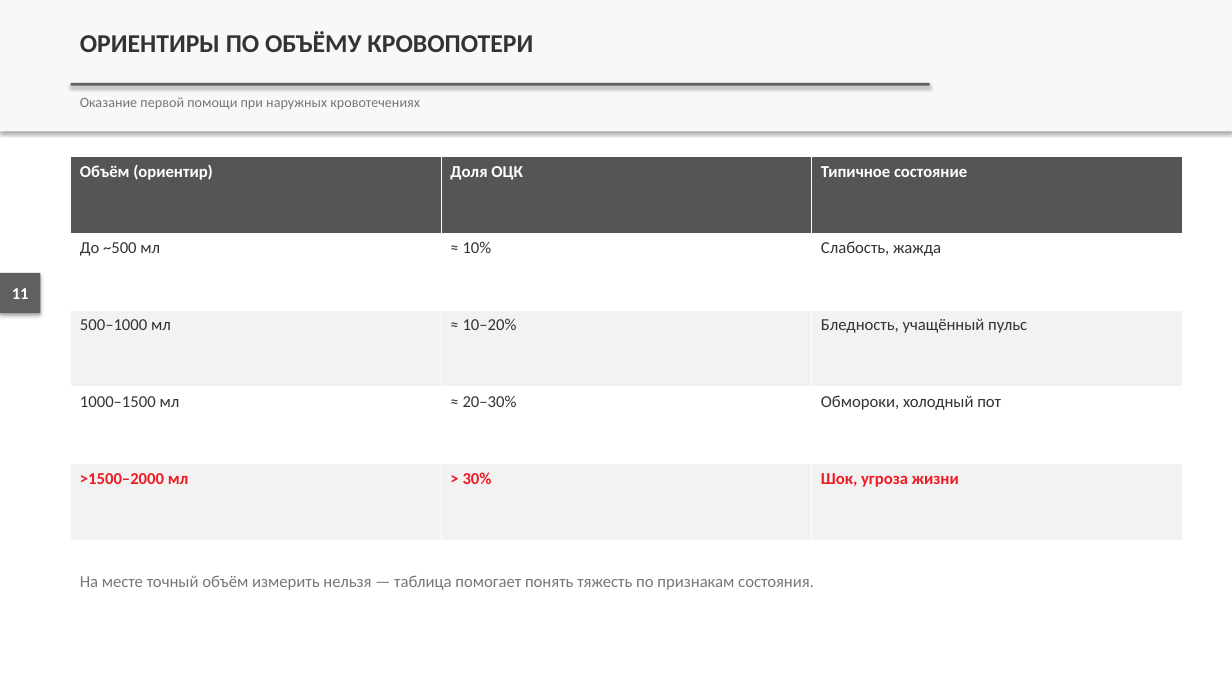
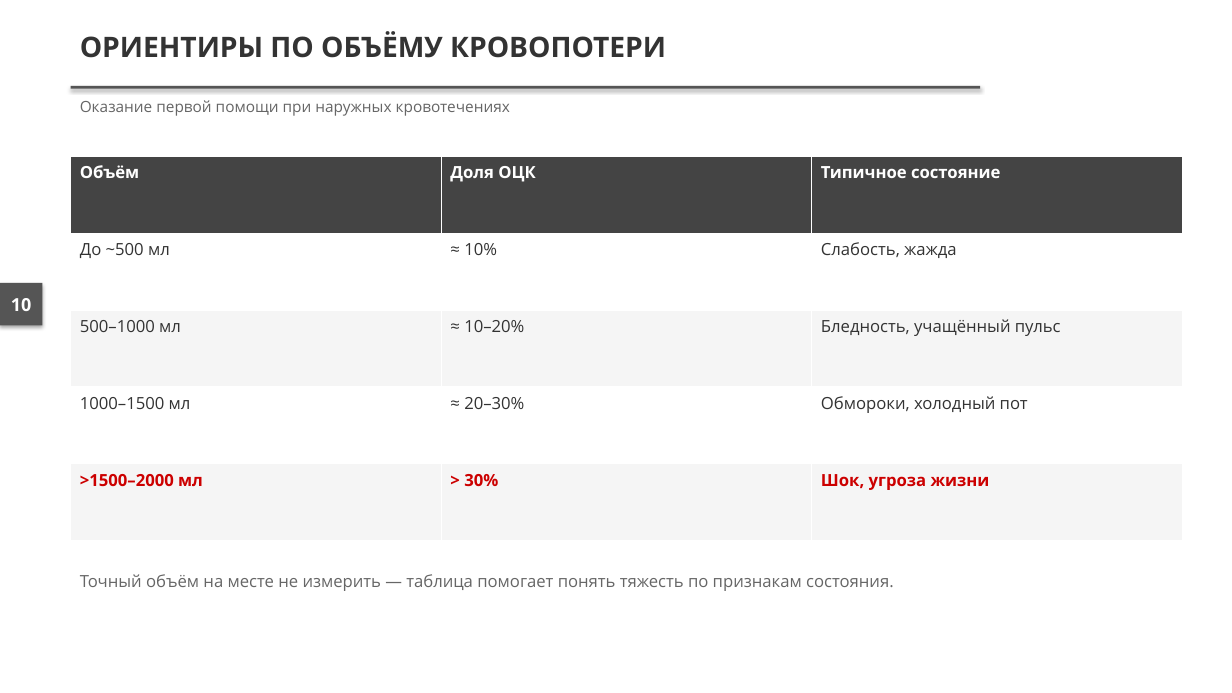
Before and after one commit to lysakalenushka-hash/-, a slide deck: slide 10 of presentations/out/Признаки_наружного_кровотечения_и_кровопотери.pptx (slide 11 before the commit). Drawn at 1232x693 pixels with LibreOffice and Linux fonts; fonts in the diff are those of the drawing. Boxes give left, top, right and bottom in pixels: in the first picture for what was removed or moved away, otherwise in the second. Text is boxed around its words. In the diff, an @@ line names an element or a change of style, - is before the commit and + after.

```diff
--- a/presentations/out/Признаки_наружного_кровотечения_и_кровопотери.pptx
+++ b/presentations/out/Признаки_наружного_кровотечения_и_кровопотери.pptx
@@ rectangle removed at box(0, 0, 1232, 131) @@
@@ text "ОРИЕНТИРЫ ПО ОБЪЁМУ КРОВОПОТЕРИ" at box(80, 31, 666, 58): size 20 to 22 pt, font Calibri to Open Sans @@
@@ rectangle at box(71, 86, 981, 89): fill #606060 to #555555 @@
@@ rectangle: place and size @@
-rectangle at box(71, 83, 931, 86)
+rectangle at box(71, 86, 981, 89)
@@ text "Оказание первой помощи при наружных ..." at box(80, 100, 510, 116): size 11 to 12 pt, font Calibri to Open Sans, text colour #777777 to #666666 @@
@@ table at box(71, 157, 1183, 542) @@
-row 1, column 1: Объём (ориентир)
+row 1, column 1: Объём
@@ fill #555555 to #444444 in row 1 @@
@@ fill #F2F2F2 to #F5F5F5 in 6 cells @@
@@ font Calibri to Open Sans @@
@@ text colour #ED1C24 to #CC0000 in ">1500–2000 мл", "> 30%", "Шок, угроза жизни" @@
@@ rectangle: place and size @@
-rectangle at box(0, 273, 41, 313)
+rectangle at box(0, 283, 43, 325)
@@ rectangle at box(0, 283, 43, 325): fill #606060 to #555555 @@
@@ text added at box(11, 298, 31, 311), 14 pt, text #FFFFFF, bold @@
+10
@@ text removed at box(12, 288, 29, 299) @@
-11
@@ text at box(80, 574, 894, 591): text changed; font Calibri to Open Sans; text colour #777777 to #666666 @@
-На месте точный объём измерить нельзя — таблица помогает понять тяжесть по признакам состояния.
+Точный объём на месте не измерить — таблица помогает понять тяжесть по признакам состояния.
```
Also in this commit, not shown: 7 other slides changed, 4 slides added, 5 slides removed, 9 other files.
